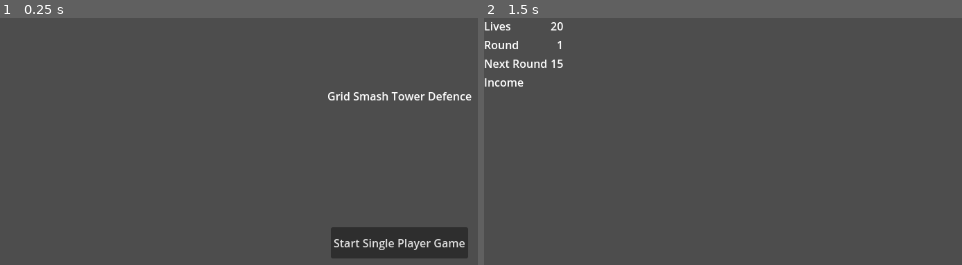
Above: before the commit, frames 1-2 (left to right).
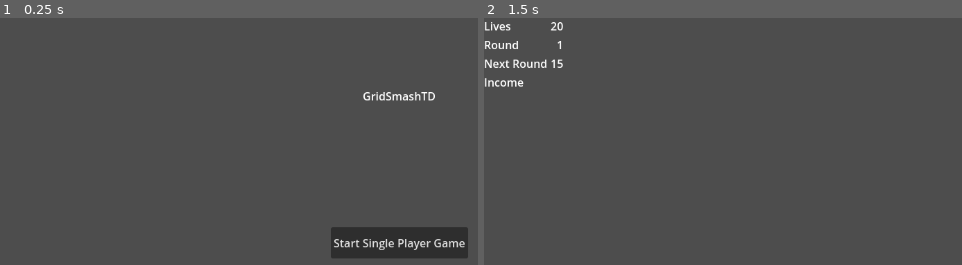
Above: after the commit, the same moments.

Repository: Pfarrer/GridSmash
Game: Godot game, scene res://scenes/start.tscn
The game is run twice, just before and just after one commit, with the same random seed, the same clock (stepped at 60 frames per second) and the same inputs.
Inputs:
- Up to frame 1 (0.25 s): no input
- Up to frame 2 (1.5 s): click "Start Single Player Game" at 0.5 s; tap Enter at 1.25 s

The runs differ from the first frame. In frame 1, 0.6% of the frame differs, in the area x 68-99%, y 29-34%; in frame 2, nothing differs.

Commit message:
Add path to Web export

Diff:
--- a/scenes/start.tscn
+++ b/scenes/start.tscn
@@ -39,6 +39,7 @@
 offset_bottom = -200.5
 grow_horizontal = 2
 grow_vertical = 2
-text = "Grid Smash Tower Defence"
+text = "GridSmashTD"
+horizontal_alignment = 1
 
 [connection signal="pressed" from="Button" to="." method="_on_start_button_pressed"]
Not shown, changed: export_presets.cfg
